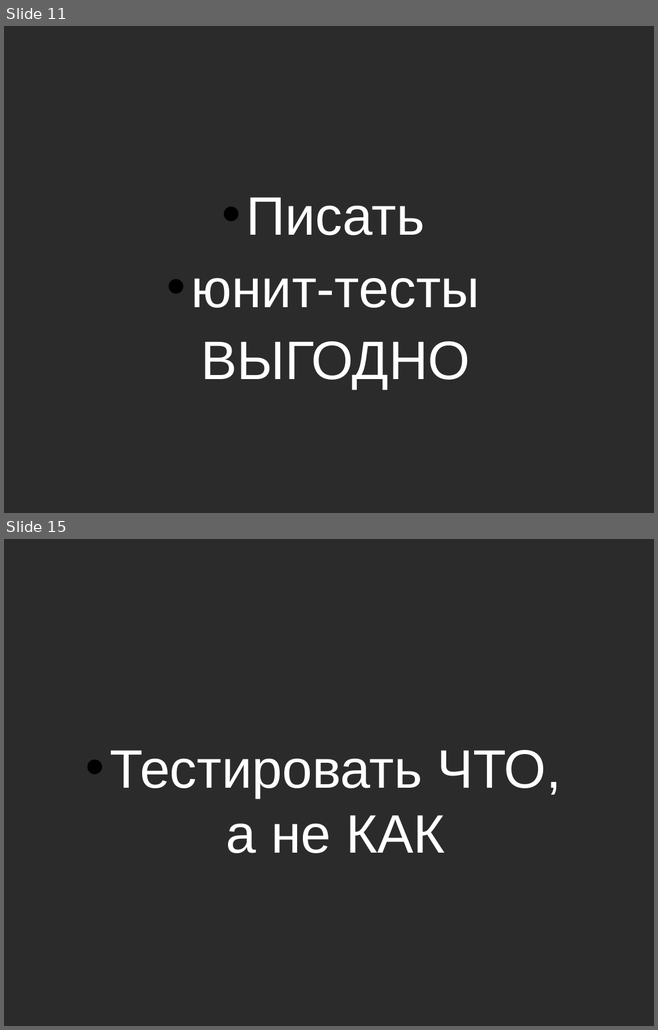
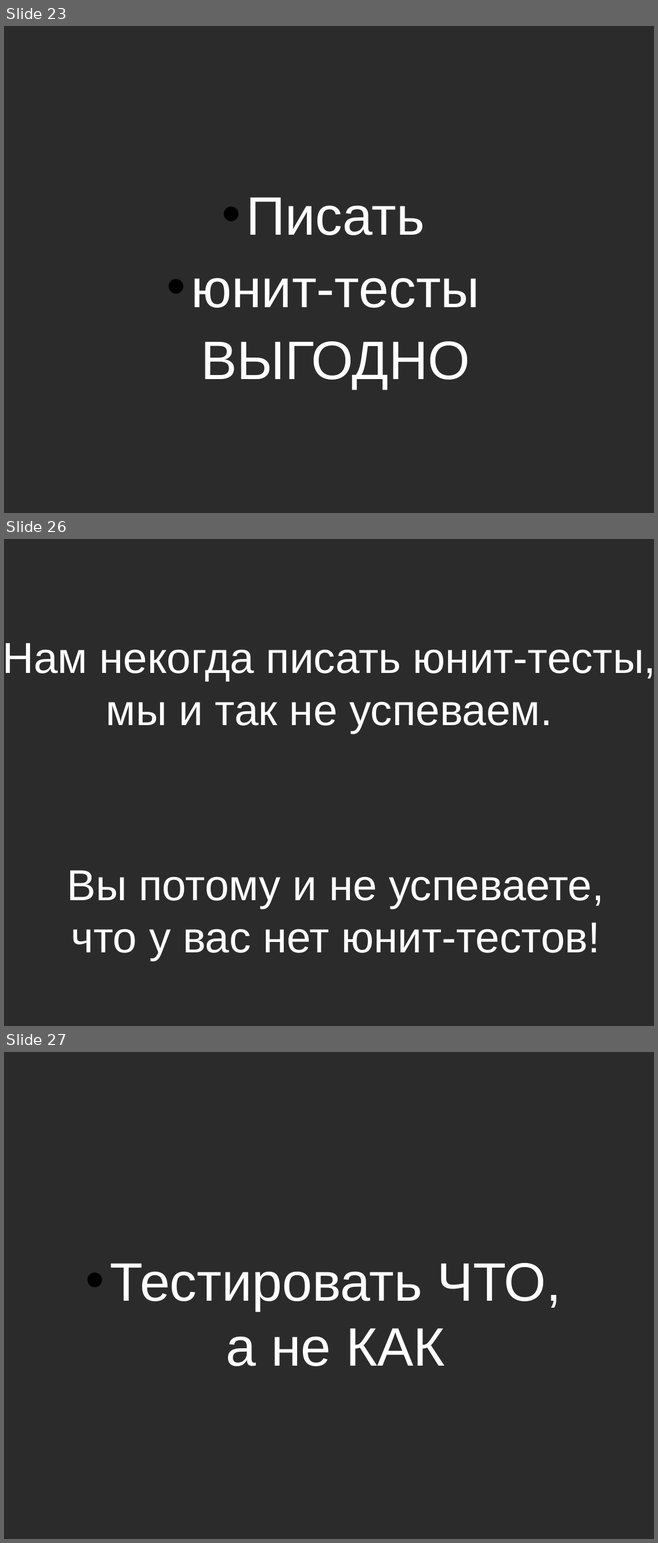
Before and after one commit to asolntsev/presentations, a slide deck: ui-tests/the_fast_and_the_continuous.seleniumcamp2014.odp. Shown one above the other, each under a label of ours: slides 11 and 15 before the commit, slides 23, 26 and 27 after it; the slides between them are not shown. The pictures are 658x1030 and 658x1543 pixels, drawn with LibreOffice and Linux fonts; fonts in the diff are those of the drawing; background and template pictures are left out; a plain dark background stands for a picture behind light text. Boxes give left, top, right and bottom in pixels: in the first picture for what was removed or moved away, otherwise in the second. Text is boxed around its words. In the diff, an @@ line names an element or a change of style, - is before the commit and + after.

```diff
--- a/ui-tests/the_fast_and_the_continuous.seleniumcamp2014.odp
+++ b/ui-tests/the_fast_and_the_continuous.seleniumcamp2014.odp
@@ slide 26 added at [4, 539, 654, 1026], background picture (left out) @@
@@ text added at [4, 643, 654, 733], 48 pt, text #FFFFFF @@
+Нам некогда писать юнит-тесты,
+мы и так не успеваем.
@@ text added at [67, 870, 604, 960], 48 pt, text #FFFFFF @@
+Вы потому и не успеваете,
+что у вас нет юнит-тестов!
@@ what was slide 11 is now slide 23 @@
@@ what was slide 15 is now slide 27 @@
```
Also in this commit, not shown: 3 slides changed, 12 other slides added, 1 slide removed.
